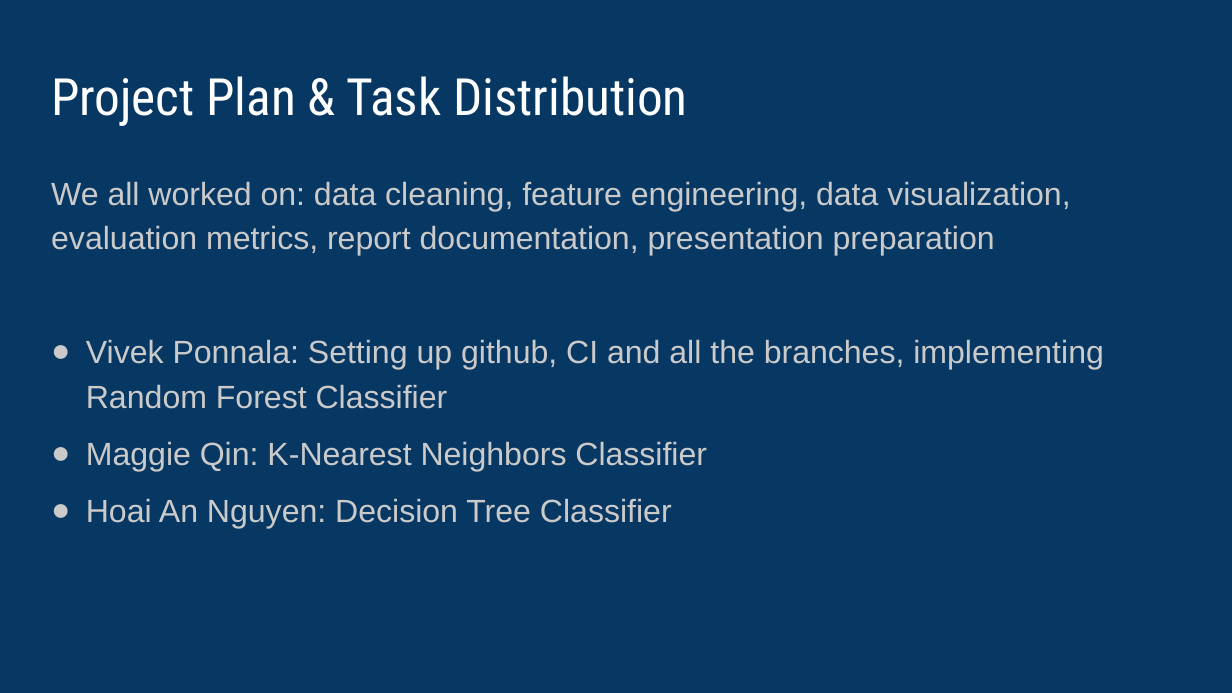
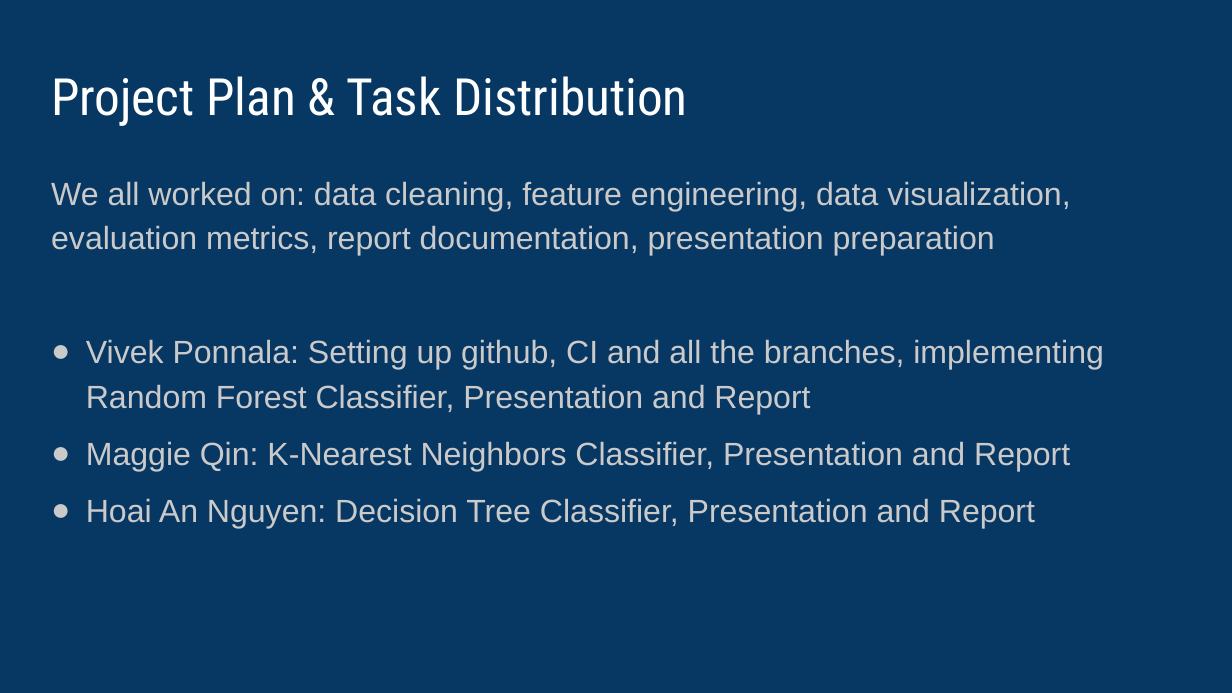
Before and after one commit to vipvivek15/CMPE_255_Final_Project, a slide deck: slide 17 of Final_presentation.pptx. Drawn at 1232x693 pixels with LibreOffice and Linux fonts; fonts in the diff are those of the drawing. Boxes give left, top, right and bottom in pixels: in the first picture for what was removed or moved away, otherwise in the second. Text is boxed around its words. In the diff, an @@ line names an element or a change of style, - is before the commit and + after.

```diff
--- a/Final_presentation.pptx
+++ b/Final_presentation.pptx
@@ text at bbox=[86, 339, 1104, 528]: text changed @@
-● Vivek Ponnala: Setting up github, CI and all the branches, implementing Random Forest Classifier
-● Maggie Qin: K-Nearest Neighbors Classifier
-● Hoai An Nguyen: Decision Tree Classifier
+● Vivek Ponnala: Setting up github, CI and all the branches, implementing Random Forest Classifier, Presentation and Report
+● Maggie Qin: K-Nearest Neighbors Classifier, Presentation and Report
+● Hoai An Nguyen: Decision Tree Classifier, Presentation and Report
```
Also in this commit, not shown: 3 other slides changed, 2 other files.
